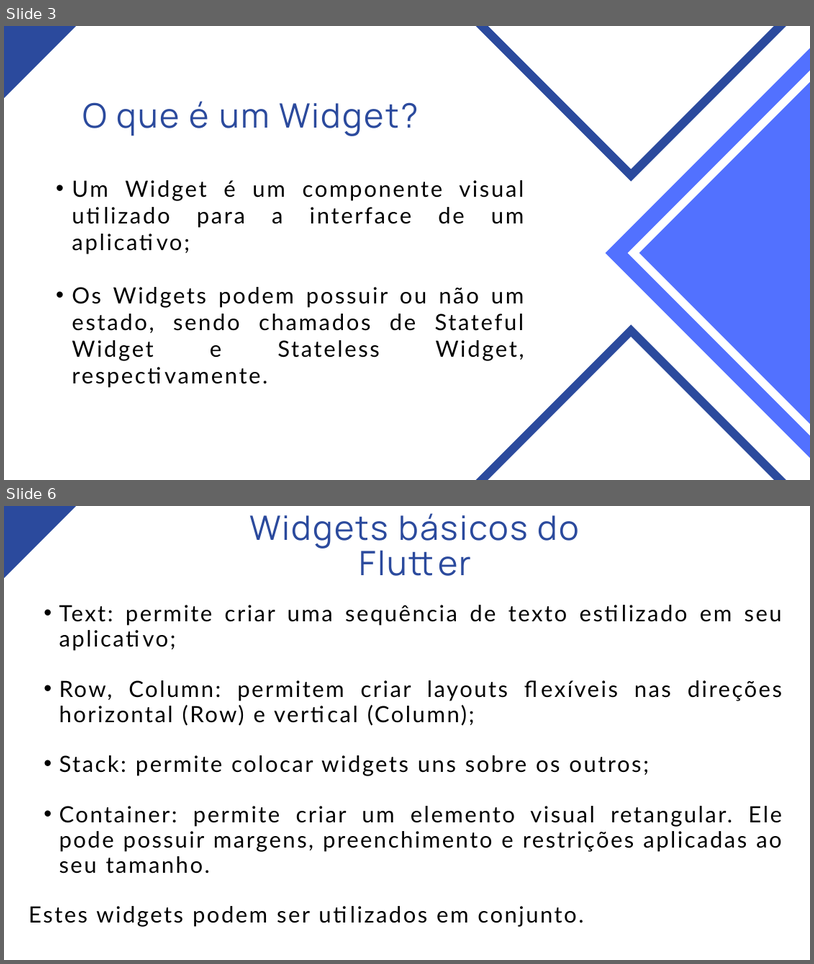
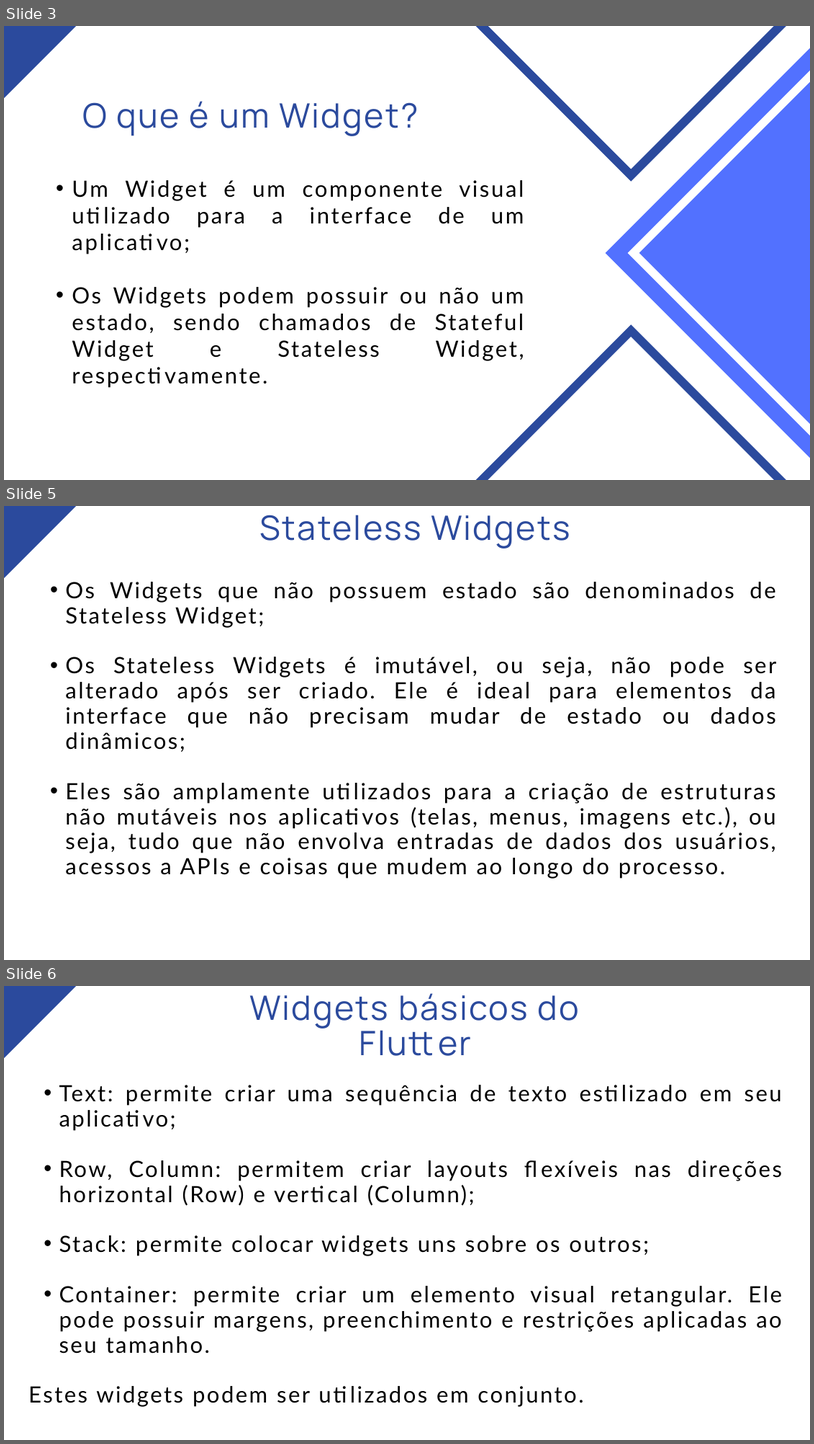
Before and after one commit to nataliascosta/Flutter, a slide deck: Módulo 03 - Widgets no Flutter/Módulo III - Widgets no Flutter.pptx. Shown one above the other, each under a label of ours: slides 3 and 6 before the commit, slides 3, 5 and 6 after it; the slides between them are not shown. The pictures are 814x964 and 814x1444 pixels, drawn with LibreOffice and Linux fonts; fonts in the diff are those of the drawing. Boxes give left, top, right and bottom in pixels: in the first picture for what was removed or moved away, otherwise in the second. Text is boxed around its words. In the diff, an @@ line names an element or a change of style, - is before the commit and + after.

```diff
--- a/Módulo 03 - Widgets no Flutter/Módulo III - Widgets no Flutter.pptx
+++ b/Módulo 03 - Widgets no Flutter/Módulo III - Widgets no Flutter.pptx
@@ slide 5 added at [4,506,810,960], background #FFFFFF @@
@@ freeform shape added at [4,506,76,578], fill #2B4A9D @@
@@ text added at [260,515,571,548], 60 pt, text #2B4A9D @@
+Stateless Widgets
@@ text added at [65,582,777,878], 40 pt, text #000000 @@
+  • Os Widgets que não possuem estado são denominados de Stateless Widget;
+  • Os Stateless Widgets é imutável, ou seja, não pode ser alterado após ser criado. Ele é ideal para elementos da interface que não precisam mudar de estado ou dados dinâmicos;
+  • Eles são amplamente utilizados para a criação de estruturas não mutáveis nos aplicativos (telas, menus, imagens etc.), ou seja, tudo que não envolva entradas de dados dos usuários, acessos a APIs e coisas que mudem ao longo do processo.
```
Also in this commit, not shown: 1 slide changed, 1 other slide added, 2 slides removed.
